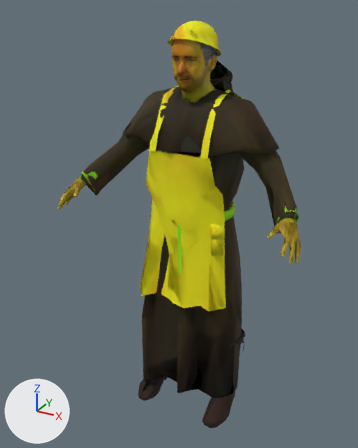
Renders of the glTF model chars/real/m_elder.glb from each side of a commit.
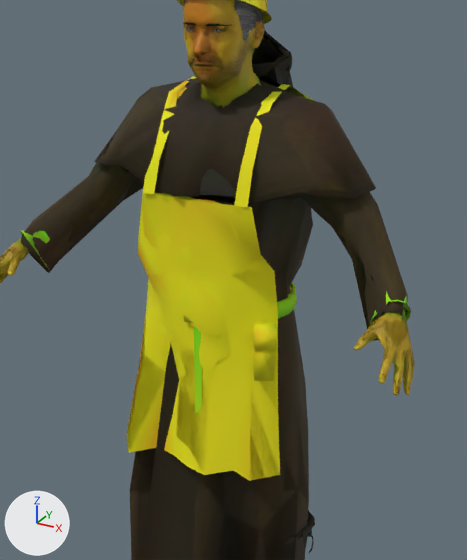
Old and new are each drawn whole from a 50 mm lens placed at (0.889, -1.783, 1.765), pointed at (-0.063, -0.053, 0.9) and again close up on the part from 19% to 92% of the width and 10% to 79% of the height. Lighting does not change. The marker at lower left points along +X, +Y and +Z. The first two pictures are the older version. Vertices at exactly the same position are counted once.

Names of what the first close-up shows: 'm_elder', 'm_elder.donitz_monk_robe', 'm_elder.donitz_monk_robe@far', 'm_elder.donitz_monk_robe@lod', 'm_elder.donitz_monk_robe@mid', 'm_elder@far', 'm_elder@lod', 'm_elder@mid', 'w_apron', 'w_apron@lod', 'w_apron@mid', 'w_straps' and 18 more.
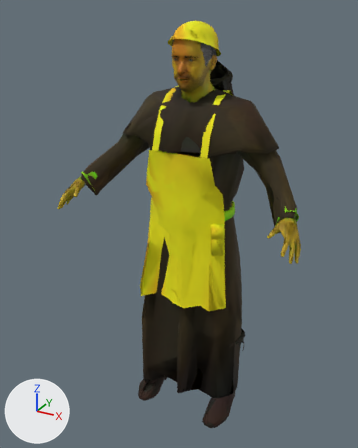
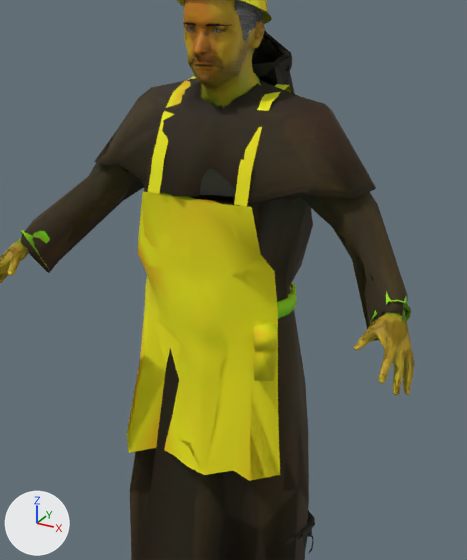
The change, as a list of edits to the scene's bpy script:
```text
Change me_w_apron:
    used by ob_w_apron; location = (0.0, 0.0, 0.0)
    remove me_w_apron.from_pydata(...)  # 91 vertices, 149 faces; spans x -0.208..0.208, y -0.227..-0.101, z 0.604..1.248
    add me_w_apron.from_pydata(...)  # 91 vertices, 149 faces; spans x -0.208..0.208, y -0.227..-0.105, z 0.604..1.248
    me_w_apron part 1: 24 of 91 vertices moved; they spanned x -0.167..0.168, y -0.208..-0.101, z 0.752..1.0 and now span x -0.171..0.172, y -0.225..-0.108, z 0.752..1.0; mean shift (0.0, -0.012, 0.0); largest move (0.0, -0.165, 0.851) -> (0.003, -0.194, 0.851)
Change me_w_straps:
    used by ob_w_straps; location = (0.0, 0.0, 0.0)
    remove me_w_straps.from_pydata(...)  # 44 vertices, 40 faces; spans x -0.144..0.147, y -0.181..0.15, z 1.048..1.469
    add me_w_straps.from_pydata(...)  # 44 vertices, 40 faces; spans x -0.12..0.12, y -0.17..0.108, z 1.048..1.469
    me_w_straps part 2: 37 of 44 vertices moved; they spanned x -0.144..0.147, y -0.181..0.15, z 1.048..1.467 and now span x -0.12..0.12, y -0.17..0.108, z 1.048..1.467; mean shift (-0.002, -0.006, 0.0); largest move (0.139, 0.126, 1.425) -> (0.09, 0.076, 1.425)
Change me_w_apron_mid:
    where me_w_apron_mid.from_pydata(...)  # 36 vertices, 50 faces; spans x -0.208..0.208, y -0.227..-0.106, z 0.604..1.248
    used by ob_w_apron_mid; location = (0.0, 0.0, 0.0)
    me_w_apron_mid part 3
    me_w_apron_mid.vertices[11].co: (0.086, -0.172, 1.0) -> (0.084, -0.188, 1.0)  # pixel (229, 314) -> pixel (225, 316)
    me_w_apron_mid.vertices[13].co: (-0.045, -0.188, 1.0) -> (-0.037, -0.207, 1.0)  # pixel (174, 305) -> not seen
    me_w_apron_mid.vertices[15].co: (-0.167, -0.11, 0.951) -> (-0.17, -0.113, 0.951)  # pixel (146, 304) -> pixel (144, 304)
    me_w_apron_mid.vertices[16].co: (-0.125, -0.152, 0.951) -> (-0.129, -0.157, 0.951)  # pixel (152, 313) -> pixel (150, 314)
    me_w_apron_mid.vertices[17].co: (0.042, -0.184, 0.951) -> (0.043, -0.191, 0.951)
```

Boxes [x1, y1, x2, y2] around the edits, measured in the close-ups (467 x 560 px; the box of a moved part takes in the faces that stretch with it):
'w_apron@mid', reshaped
    before: [127, 193, 280, 481]
    after: [127, 192, 280, 481]
'w_apron', reshaped
    before: [127, 195, 280, 475]
    after: [127, 193, 280, 475]
'w_straps', reshaped (15% narrower)
    before: [143, 76, 313, 207]
    after: [148, 76, 292, 206]
part 1 of me_w_apron, moved or reshaped
    before: [140, 272, 259, 439]
    after: [140, 272, 265, 474]
part 2 of me_w_straps, moved or reshaped
    before: [143, 81, 313, 207]
    after: [148, 81, 292, 206]
part 3 of me_w_apron_mid, moved or reshaped
    before: [138, 254, 278, 394]
    after: [138, 254, 278, 380]
